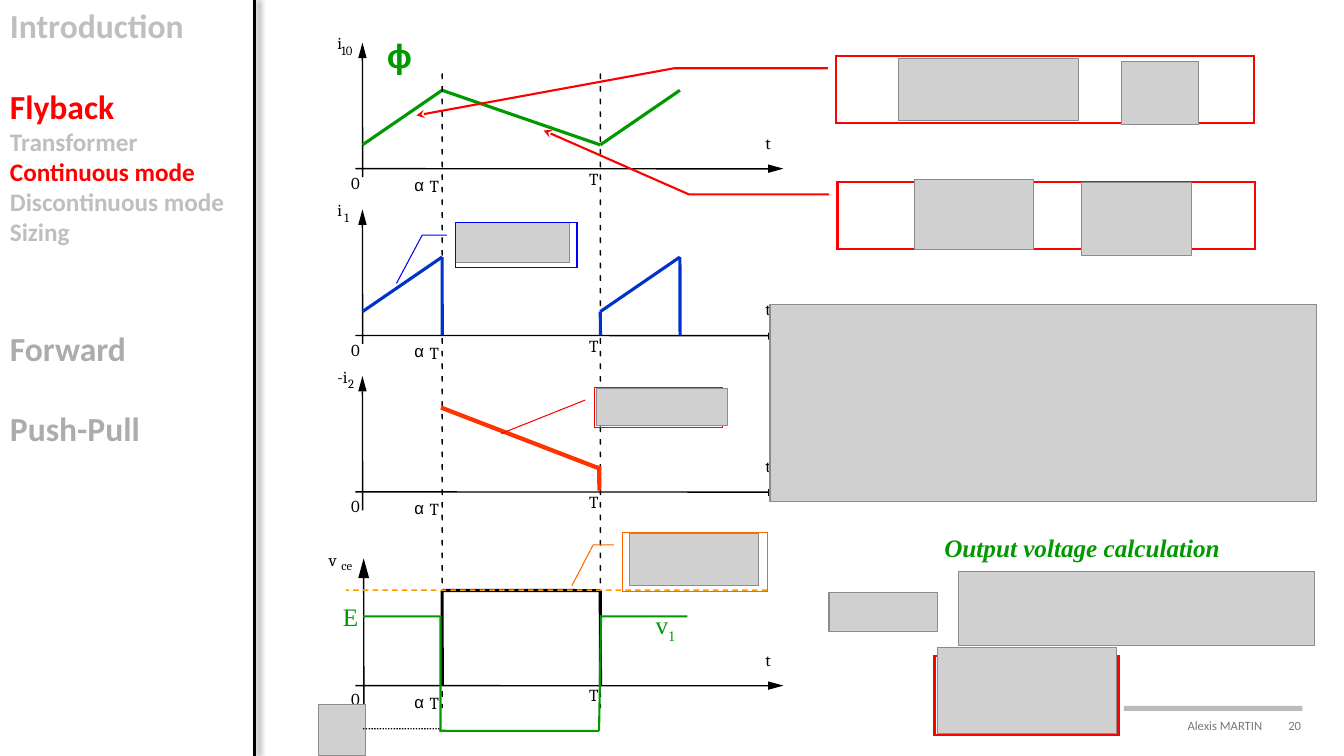
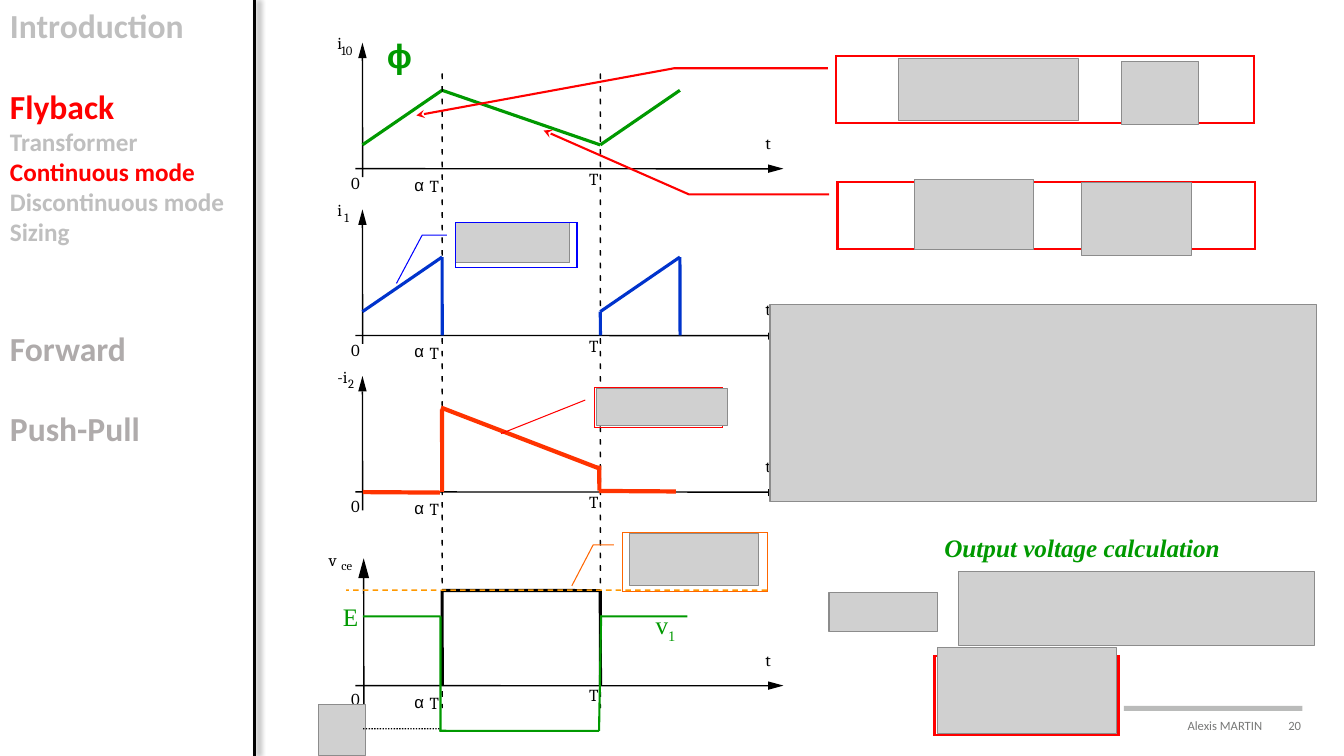
Before and after one commit to alexismartin46/Cours_Electronique_de_Puissance_FISE2, a slide deck: slide 20 of Cours/Cours2_isolated.pptx. Drawn at 1344x756 pixels with LibreOffice and Linux fonts; fonts in the diff are those of the drawing; grey boxes stand for pictures; background and template pictures are left out. Boxes give left, top, right and bottom in pixels: in the first picture for what was removed or moved away, otherwise in the second. Text is boxed around its words. In the diff, an @@ line names an element or a change of style, - is before the commit and + after.

```diff
--- a/Cours/Cours2_isolated.pptx
+++ b/Cours/Cours2_isolated.pptx
@@ line added from (443, 409) to (443, 492), #FF3300 3 pt @@
@@ line added from (441, 493) to (363, 492), #FF3300 3 pt @@
@@ line added from (677, 492) to (599, 491), #FF3300 3 pt @@
```
Also in this commit, not shown: 29 other files.
